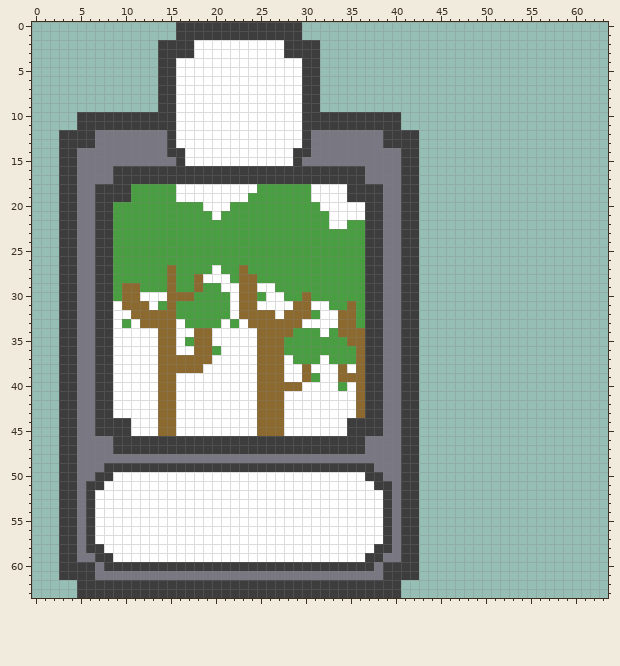
One commit to this pixel-art sprite: src/images/card-tree.png. The first picture shows the starting point.
The file is 64x64 pixels. The old version is drawn lined up with the new one.
Now the later version:
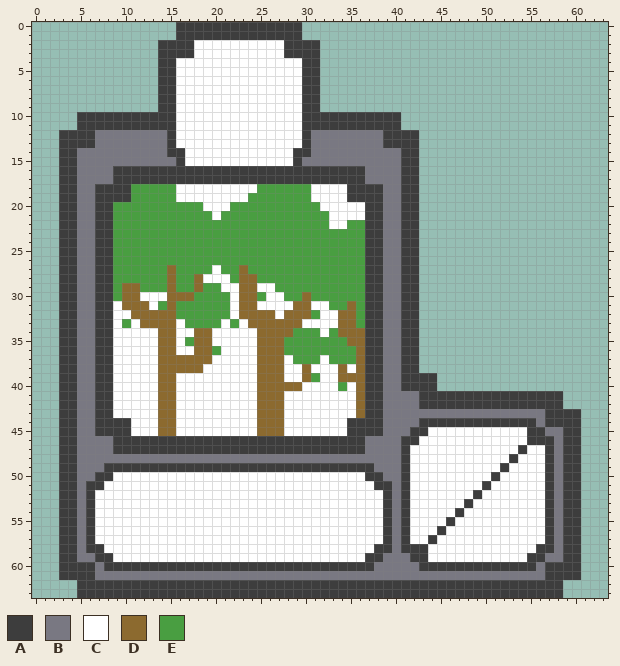
Palette (. is transparent): A #3d3d3d  B #797882  C #ffffff  D #8c6a2f  E #499e41
The author wrote: add maximum value per cards
Difference:
{"change": "whole drawing moved by -9,+0 (the old picture is shown already moved)"}
{"y":39,"x":43,"old":"..","new":"AA"}
{"y":40,"x":43,"old":"..","new":"AA"}
{"y":41,"x":41,"old":"AA................","new":"BBAAAAAAAAAAAAAAAA"}
{"y":42,"x":41,"old":"AA................","new":"BBAAAAAAAAAAAAAAAA"}
{"y":43,"x":41,"old":"AA..................","new":"BBBBBBBBBBBBBBBBAAAA"}
{"y":44,"x":41,"old":"AA..................","new":"BBAAAAAAAAAAAAABAAAA"}
{"y":45,"x":41,"old":"A","new":"B"}
{"y":45,"x":43,"old":"..................","new":"ACCCCCCCCCCCAABBAA"}
{"y":46,"x":43,"old":"..................","new":"CCCCCCCCCCCCAAABAA"}
{"y":47,"x":42,"old":"A..................","new":"CCCCCCCCCCCCACCABAA"}
{"y":48,"x":42,"old":"A..................","new":"CCCCCCCCCCCACCCABAA"}
{"y":49,"x":42,"old":"A..................","new":"CCCCCCCCCCACCCCABAA"}
{"y":50,"x":42,"old":"A..................","new":"CCCCCCCCCACCCCCABAA"}
{"y":51,"x":42,"old":"A..................","new":"CCCCCCCCACCCCCCABAA"}
{"y":52,"x":42,"old":"A..................","new":"CCCCCCCACCCCCCCABAA"}
{"y":53,"x":42,"old":"A..................","new":"CCCCCCACCCCCCCCABAA"}
{"y":54,"x":42,"old":"A..................","new":"CCCCCACCCCCCCCCABAA"}
{"y":55,"x":42,"old":"A..................","new":"CCCCACCCCCCCCCCABAA"}
{"y":56,"x":42,"old":"A..................","new":"CCCACCCCCCCCCCCABAA"}
{"y":57,"x":42,"old":"A..................","new":"CCACCCCCCCCCCCCABAA"}
{"y":58,"x":43,"old":"..................","new":"ACCCCCCCCCCCCAABAA"}
{"y":59,"x":41,"old":"A","new":"B"}
{"y":59,"x":43,"old":"..................","new":"ACCCCCCCCCCCAABBAA"}
{"y":60,"x":39,"old":"AAAA..................","new":"BBBBAAAAAAAAAAAAABAAAA"}
{"y":61,"x":39,"old":"AAAA..................","new":"BBBBBBBBBBBBBBBBBBAAAA"}
{"y":62,"x":41,"old":"..................","new":"AAAAAAAAAAAAAAAAAA"}
{"y":63,"x":41,"old":"..................","new":"AAAAAAAAAAAAAAAAAA"}
{"label":"changed","picture_box":[383,373,581,598]}
